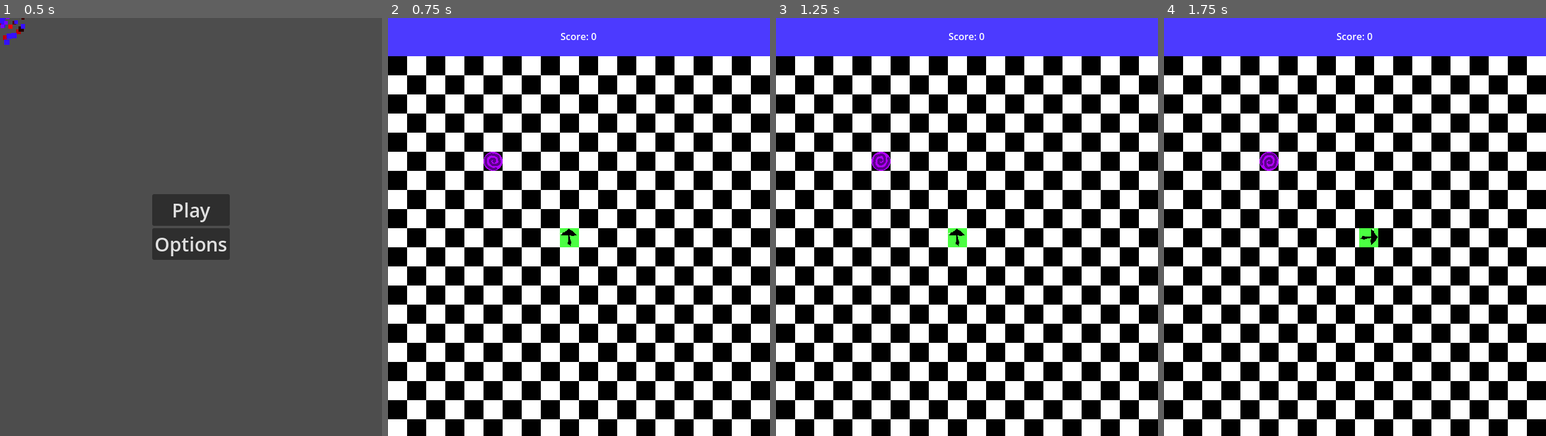
Above: before the commit, frames 1-4 (left to right).
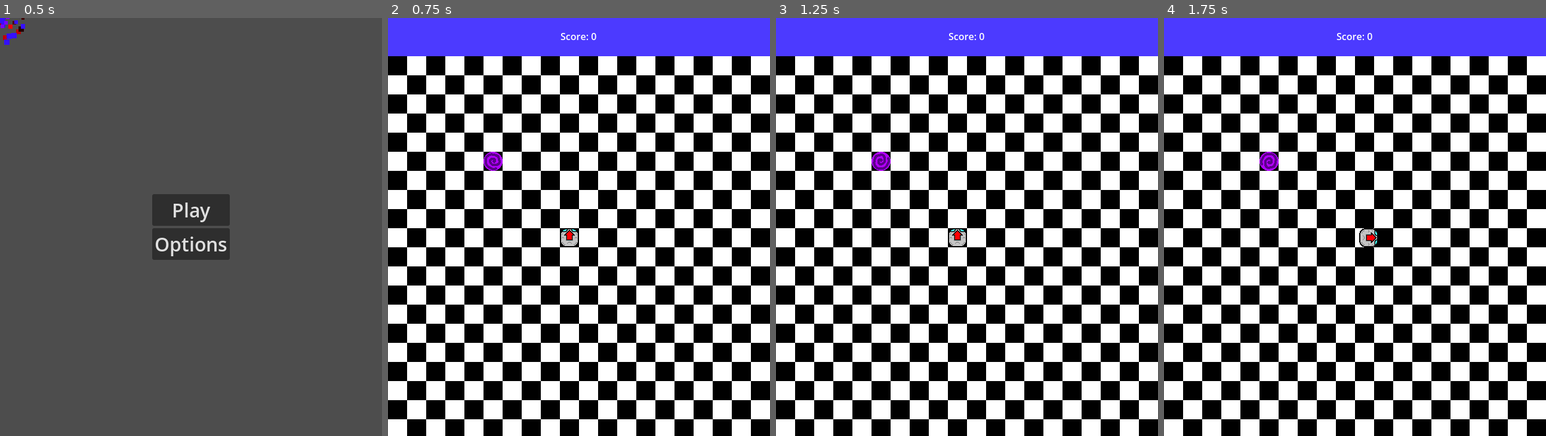
Above: after the commit, the same moments.

Repository: CWmain/looper
Game: Godot game, scene res://Scene/main_menu.tscn
The game is run twice, just before and just after one commit, with the same random seed, the same clock (stepped at 60 frames per second) and the same inputs. Sound files missing from this copy of the repository are replaced by a short silence.
Inputs:
- Up to frame 1 (0.5 s): no input
- Up to frame 2 (0.75 s): click "Play" at 0.5 s
- Up to frame 3 (1.25 s): no input
- Up to frame 4 (1.75 s): tap Enter at 1.25 s; hold D (Right) from 1.28 s (still down)

Frame 1 is identical in both runs. In frame 2, 0.2% of the frame differs, in the area x 45-50%, y 50-55%; in frame 3, 0.2%; in frame 4, 0.2%.

Commit message:
Added new sprite for Looper, not animated but is set up to be animated (unneeded)

Diff:
--- a/Objects/Looper/looper.tscn
+++ b/Objects/Looper/looper.tscn
@@ -1,7 +1,7 @@
 [gd_scene load_steps=6 format=3 uid="uid://bcrhuql2nuymv"]
 
 [ext_resource type="Script" uid="uid://bpy6cowjom7fy" path="res://Objects/Looper/looper.gd" id="1_t06b1"]
-[ext_resource type="Texture2D" uid="uid://sas6q62pu6du" path="res://Objects/Looper/Looper.png" id="2_dt7v5"]
+[ext_resource type="Texture2D" uid="uid://dk3dn6j2i7tn3" path="res://Objects/Looper/NewLooper.png" id="2_iqeho"]
 [ext_resource type="PackedScene" uid="uid://e83m3of2xe73" path="res://Particles/past_portal_explosion.tscn" id="3_g60c2"]
 [ext_resource type="AudioStream" uid="uid://dkjlonpdvwa2g" path="res://Objects/PastPortal/past_portal_sound.mp3" id="4_8ch6o"]
 [ext_resource type="PackedScene" uid="uid://d0tyxnxm1rgmu" path="res://Particles/crashExplosion.tscn" id="4_iqeho"]
@@ -13,7 +13,7 @@
 [node name="Sprite2D" type="Sprite2D" parent="."]
 z_index = 1
 position = Vector2(16, 16)
-texture = ExtResource("2_dt7v5")
+texture = ExtResource("2_iqeho")
 
 [node name="PastPortalExplosion" parent="." instance=ExtResource("3_g60c2")]
 position = Vector2(16, 16)
Binary file added: Objects/Looper/NewLooper.png
Not shown, added: Objects/Looper/NewLooper.png.import
Binary file added: Objects/Looper/NewLooperAnimationTemplate.png
Not shown, added: Objects/Looper/NewLooperAnimationTemplate.png.import
